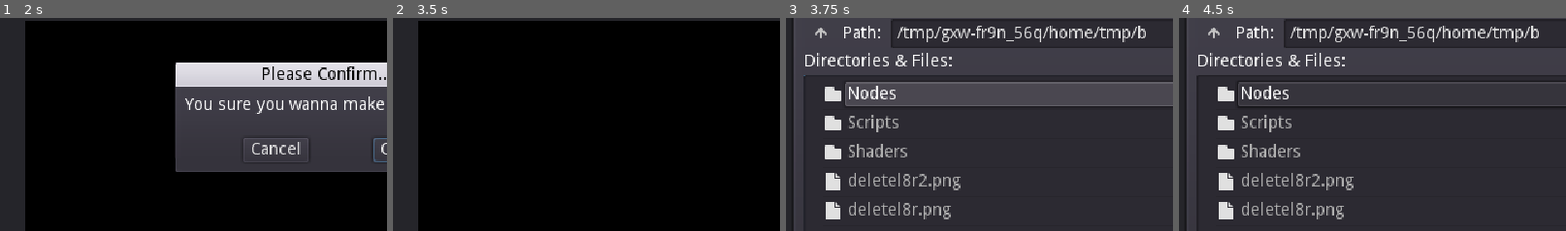
Above: before the commit, frames 1-4 (left to right).
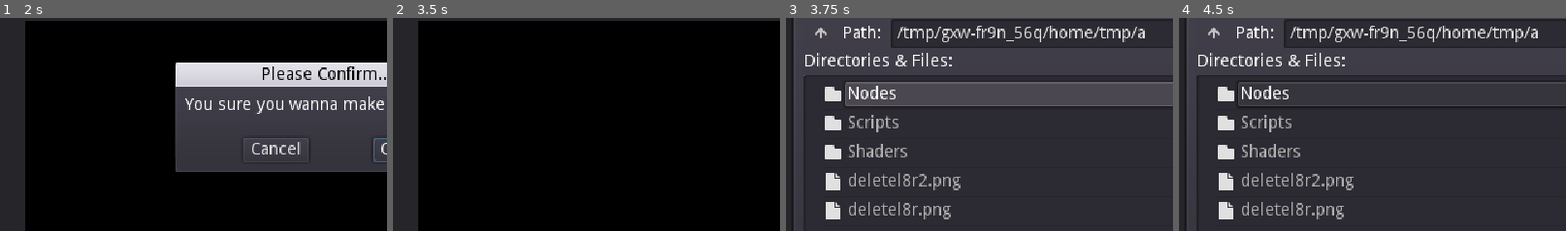
Above: after the commit, the same moments.

Repository: XBenichi/Distortinator
Game: Godot game, scene res://Main.tscn
The game is run twice, just before and just after one commit, with the same random seed, the same clock (stepped at 60 frames per second) and the same inputs.
Inputs (mouse positions are % of the whole screen's width and height, from its top left):
- Up to frame 1 (2 s): click "New BG" at 0.5 s; click "New BG" at 1.25 s
- Up to frame 2 (3.5 s): click "New Layer" at 2 s; click "New Layer" at 2.75 s
- Up to frame 3 (3.75 s): click "Open" at 3.5 s
- Up to frame 4 (4.5 s): click (26, 69) at 4.27 s; type "12" at 4.35 s
The pictures show only the part of the screen within x 0-50%, y 9-59%; the shares and areas given below are measured in that part.

Frames 1-2 are identical in both runs. In frame 3, less than 0.1% of the frame differs, in the area x 90-93%, y 3-10%; in frame 4, less than 0.1%.

Commit message:
Add files via upload

Diff:
--- a/Scripts/Main.gd
+++ b/Scripts/Main.gd
@@ -61,6 +61,9 @@
 	currentLayer.texture = image_texture
 	layers[currentLayerIndex].image = var2str(image_texture)
 	$TabContainer/Layer/TextureRect.texture = image_texture
+	print(Vector2($TabContainer/Layer/TextureRect.texture.get_size().x,$TabContainer/Layer/TextureRect.texture.get_size().y))
+	currentLayer.material.set("shader_param/screen_height",$TabContainer/Layer/TextureRect.texture.get_size().y)
+	currentLayer.material.set("shader_param/screen_width",$TabContainer/Layer/TextureRect.texture.get_size().x)
 
 
 func _on_AmpXSlider_value_changed(value):
